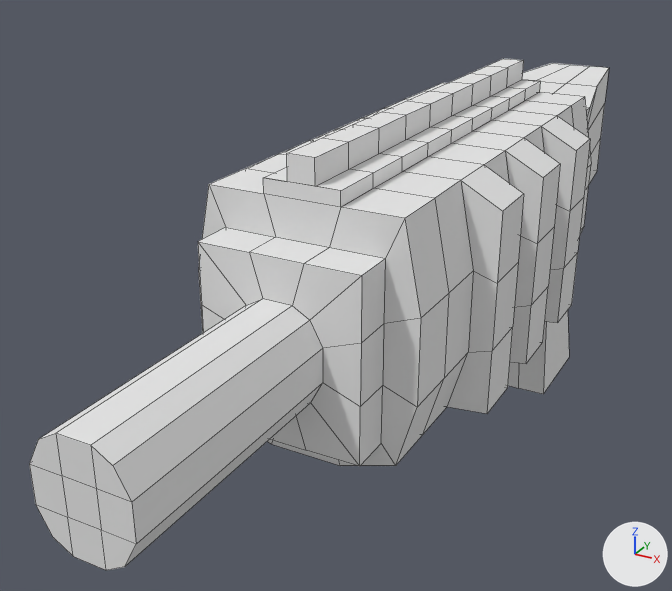
The Blender file Assets/Models/lowpoly_pistol_2.7.blend: old version first, new version second.
Both versions are drawn from a 50 mm camera at (1.45, -3.93, 1.86) aimed at (-0.38, -0.59, 0.2). The axes (+X, +Y, +Z) are drawn at lower right. The lights are the same throughout. Mesh edges are drawn as thin lines.
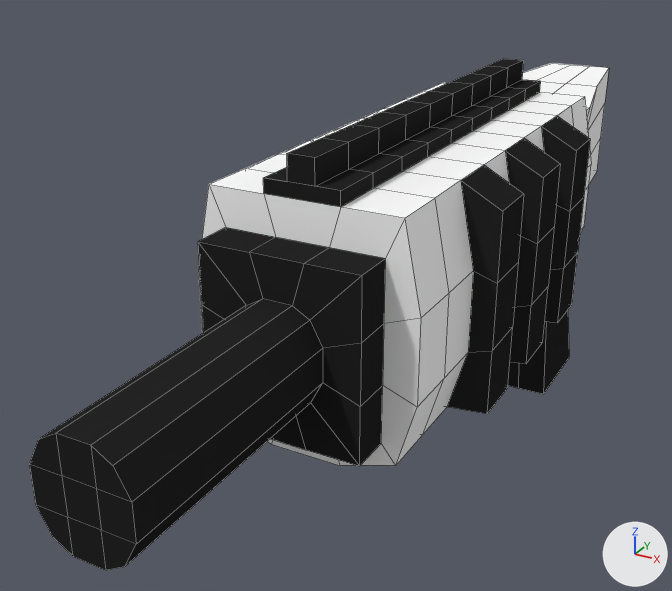
Where the newer file only moved an object's origin or applied its transform, the numbers keep the older frame.

Location of each change, (x1, y1, x2, y2) in pixels of the pictures (672 x 591 px):
part 1 of me_cube_001, recoloured
    both: (198, 63, 609, 466)
part 2 of me_cube_001, recoloured (white to black)
    both: (29, 59, 590, 570)

Patch to the scene script:
```diff
--- a/Assets/Models/lowpoly_pistol_2.7.blend.py
+++ b/Assets/Models/lowpoly_pistol_2.7.blend.py
@@ mat_black @@
+mat_black = diffuse_material('black')
+mat_black.base_color = (0.0188, 0.0188, 0.0188)  # black #252525
@@ mat_white @@
+mat_white = diffuse_material('white')
+mat_white.base_color = (1.0, 1.0, 1.0)  # white #ffffff
@@ me_cube_001 @@
 me_cube_001.from_pydata(...)  # 352 vertices, 350 faces; spans x -1.21..1.21, y -2.58..1.75, z -0.83..1.1
 # used by ob_cube; location = (0.0, 0.0, 0.0); scale = (0.424, 1.0, 1.0)
+# me_cube_001 part 1: all 150 faces that had it switch from mat_base (white #e7e7e7) to mat_white (white #ffffff)
+# me_cube_001 part 2: all 200 faces that had it switch from mat_material_001 (white #e7e7e7) to mat_black (black #252525)
```
